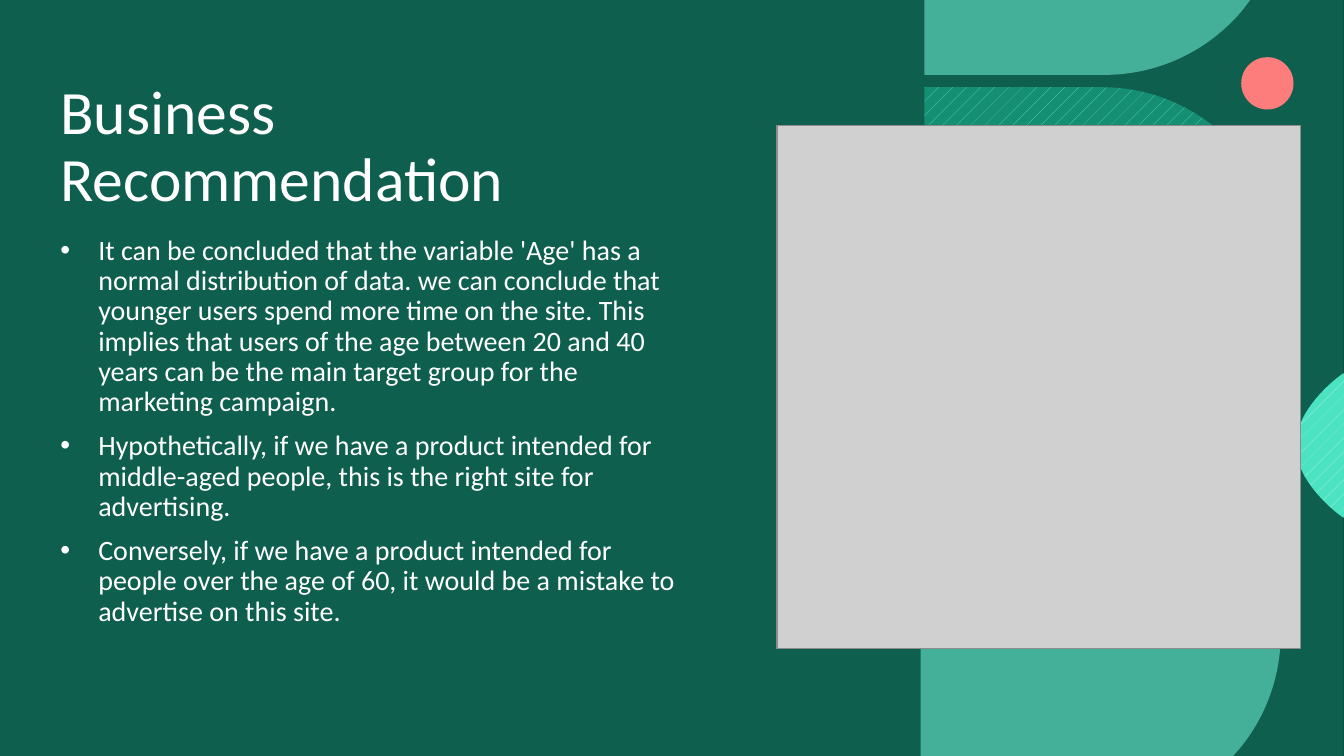
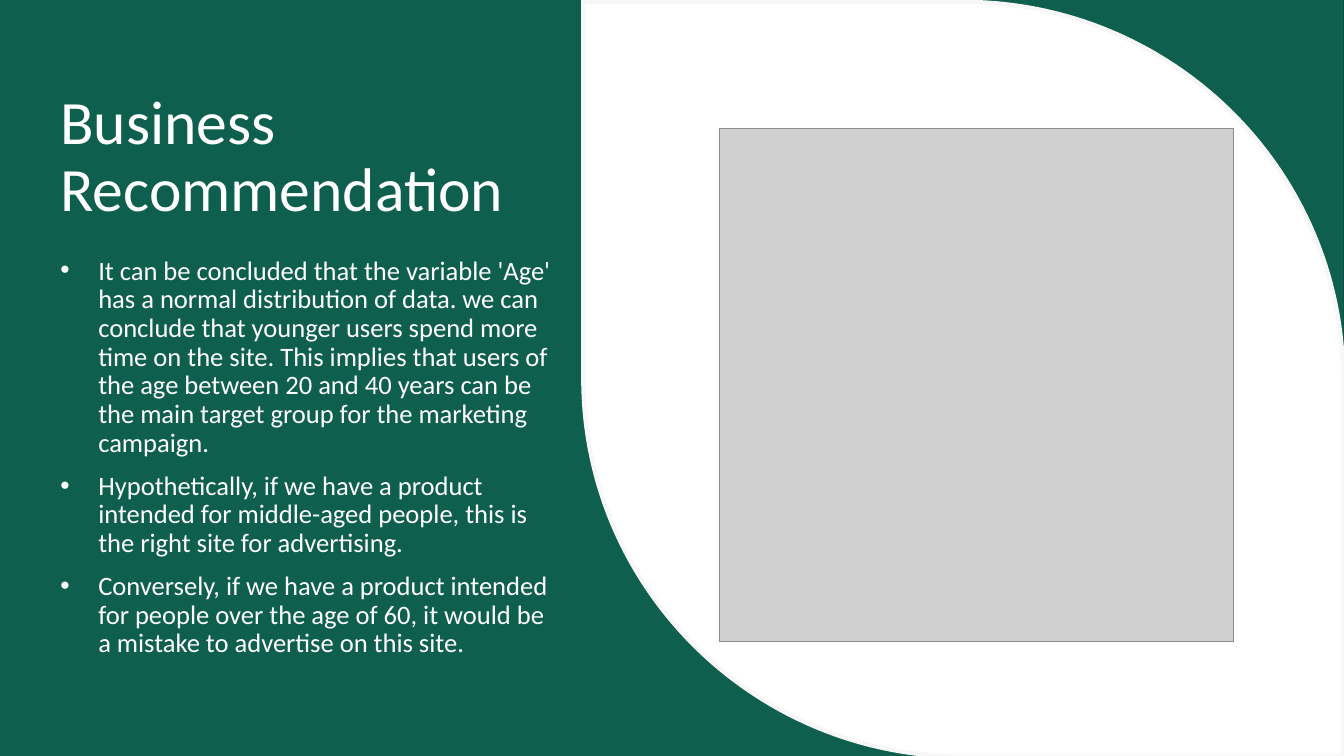
Before and after one commit to rahkum96/Supervised-Mchine-Learning, a slide deck: slide 14 of Ad-Clicked Web-Dataset/Ad-Clicking.pptx (slide 8 before the commit). Drawn at 1344x756 pixels with LibreOffice and Linux fonts; fonts in the diff are those of the drawing; grey boxes stand for pictures; background and template pictures are left out. Boxes give left, top, right and bottom in pixels: in the first picture for what was removed or moved away, otherwise in the second. Text is boxed around its words. In the diff, an @@ line names an element or a change of style, - is before the commit and + after.

```diff
--- a/Ad-Clicked Web-Dataset/Ad-Clicking.pptx
+++ b/Ad-Clicked Web-Dataset/Ad-Clicking.pptx
@@ rectangle removed at (0,0,1344,756) @@
@@ rectangle added at (0,0,1344,756), fill #09392F @@
@@ rectangle added at (0,0,1344,756), fill #18997E at 40% opacity @@
@@ freeform shape added at (584,2,1344,756), fill #FFFFFF, outline #F7F7F7 3 pt @@
@@ ellipse removed at (1241,57,1294,110) @@
@@ title "Business Recommendation": place and size @@
-title "Business Recommendation" at (60,91,503,202)
+title "Business Recommendation" at (60,101,503,212)
@@ freeform shape removed at (925,88,1280,444) @@
@@ picture: place and size @@
-picture at (777,125,1301,648)
+picture at (720,128,1234,642)
@@ text "It can be concluded that ...": place and size @@
-text "It can be concluded that ..." at (98,240,675,622)
+text "It can be concluded that ..." at (98,261,551,653)
@@ text "It can be concluded that ..." at (98,261,551,653): size 20 to 19 pt @@
```
Also in this commit, not shown: 7 other slides changed, 7 slides added, 1 slide removed.
